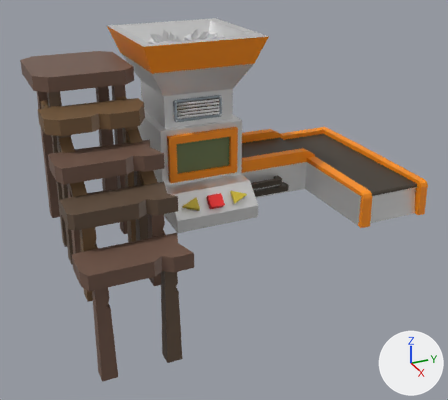
A saved change to the FBX model Assets/_/_ART/_3D/3DModels/3D_workstation_chopper.fbx.
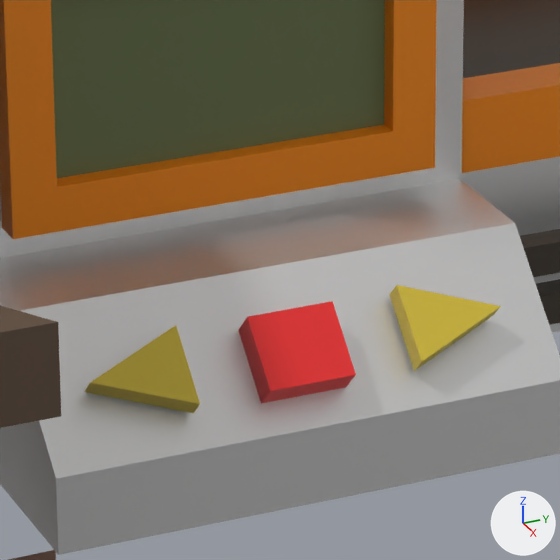
The first picture shows the older version from a 50 mm lens placed at (5.57, -0.14, 2.94), pointed at (0.2, 2.28, 0.25). The close-ups show both versions on the part from 38% to 57% of the width and 36% to 59% of the height of that picture; other places that the commit changed are outside them. The lights are fixed; the arrows at lower right show +X, +Y and +Z. Where no turn or scale is listed for an object, it has been applied to the vertices.

Names of what the first close-up shows: '3D_workstation_chopper_stair', '3D_workstation_chopper_station'.
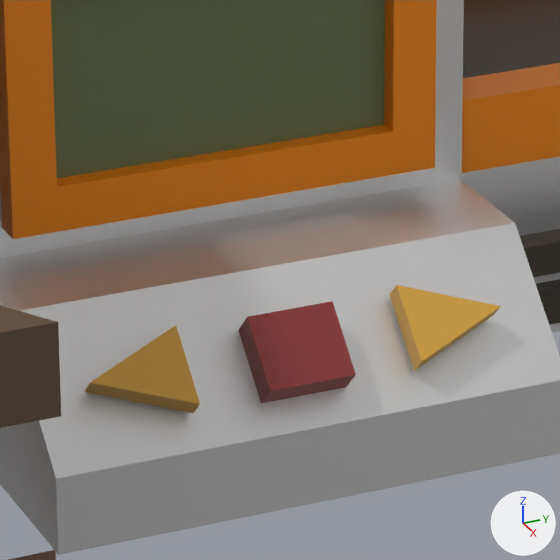
The newer file is also turned or shifted as a whole; pictures and numbers use the older file's frame.

What the commit changed:
Material 'MAT_Workstation_rouge' (mat_mat_workstation_rouge) is new.
Its base color is (0.268, 0.034, 0.034) (red #8d3434).
Material 'MAT_Workstation_Jaune' (mat_mat_workstation_jaune) is new.
Its base color is (0.713, 0.394, 0.0523) (orange #dca841).
me_cube_027 has 416 vertices, 338 faces and spans x -0.65..1.53, y -1.43..1.29, z -1.78..0.03.
me_cube_027 is used by ob_3d_workstation_chopper_station; location (-0.508, 2.945, 1.849).
me_cube_027 part 1: all 10 faces that had it switch from mat_material_012 (yellow #d9c139) to mat_mat_workstation_jaune (orange #dca841).
me_cube_027 part 2: all 6 faces that had it switch from mat_material_004 (red #f32c2c) to mat_mat_workstation_rouge (red #8e3434).

What differs and where, as boxes [x1, y1, x2, y2] in the close-ups (560 x 560 px):
part 1 of me_cube_027, recoloured (yellow to orange): [84, 285, 501, 413] in both
part 2 of me_cube_027, recoloured: [239, 301, 356, 403] in both
